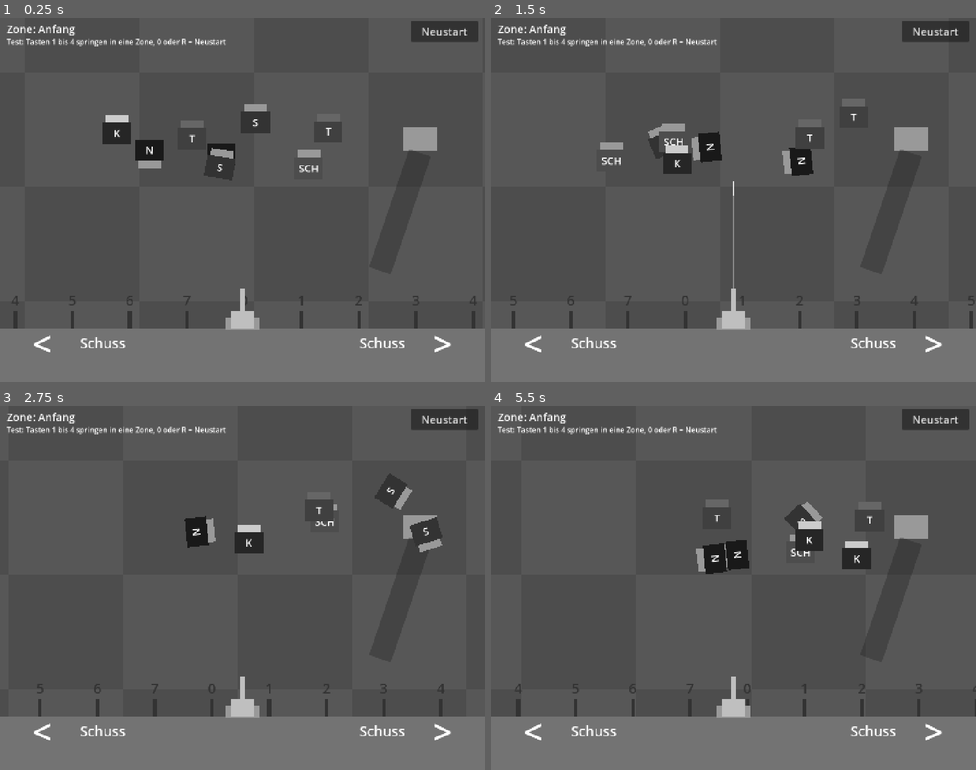
Above: before the commit, frames 1-4 (two rows, left to right).
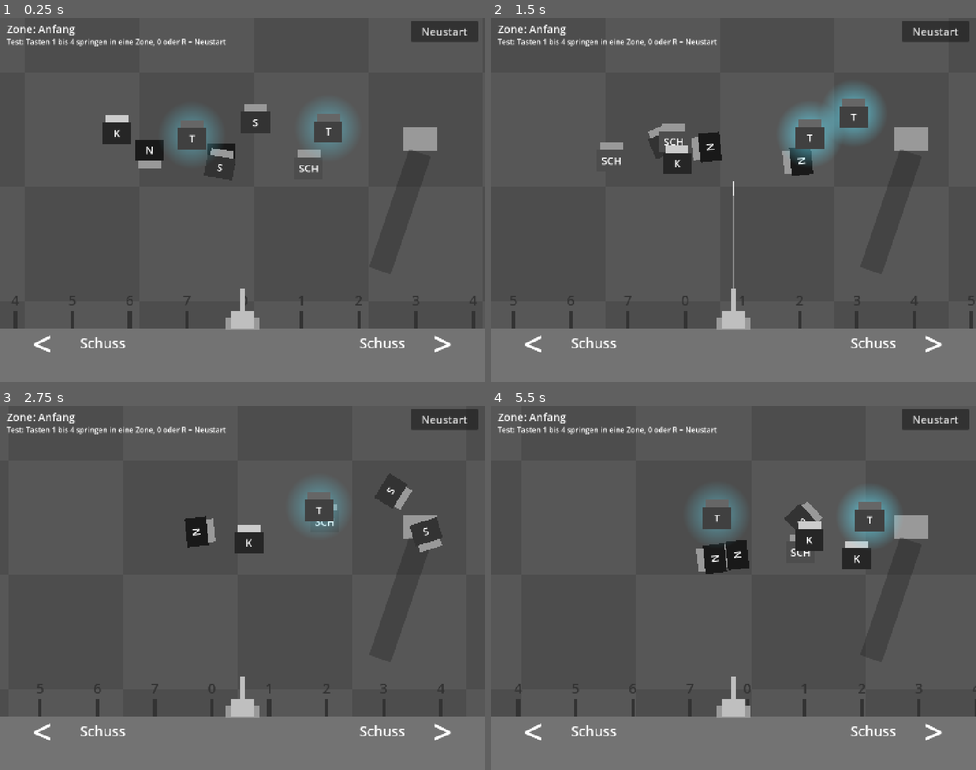
Above: after the commit, the same moments.

Repository: Philipp-Mallmann/fliegen-sind-aliens
Game: Godot game, scene res://szenen/spiel.tscn
Two runs of this game, one before a commit and one after it. Both use one fixed random seed, a clock stepped at 60 frames per second and the inputs below.
Inputs:
- Up to frame 1 (0.25 s): no input
- Up to frame 2 (1.5 s): tap Enter at 0.5 s; hold D (rechts) 0.53-1.28 s; tap R (neustart) at 0.6 s; hold A (links) from 1.28 s (still down); tap Space (schiessen) at 1.35 s
- Up to frame 3 (2.75 s): release A (links) at 2.03 s; hold D (rechts) from 2.03 s (still down); tap 0 at 2.1 s
- Up to frame 4 (5.5 s): tap one key every 0.75 s from 2.85 s: 1 R (neustart) Space (schiessen) 0; release D (rechts) at 3.53 s; hold A (links) from 3.53 s (still down)

The runs differ from the first frame. In frame 1, 1.4% of the frame differs, in the area x 34-73%, y 23-40%; in frame 2, 1.9%, in the area x 60-81%, y 18-41%; in frame 3, 0.6%; in frame 4, 1.6%.

Commit message:
Spass-Test 18: Teleport-Fliege zeigt ihre Spruenge mit Schimmer und Summen
Co-Authored-By: Claude Opus 5.5 <noreply@anthropic.com>

Diff:
--- a/skripte/fliege_teleport.gd
+++ b/skripte/fliege_teleport.gd
@@ -2,6 +2,8 @@
 
 # Die Teleport-Fliege: fliegt hin und her. Kommt die Kanone unter sie, flackert sie kurz und springt zur Seite.
 # Das kann sie ein paarmal hintereinander, dann muss sie sich erholen. In dieser Pause kann man sie fangen.
+# Wie viele Spruenge sie noch hat, sieht man am Schimmer um sie herum und hoert man an ihrem Summen:
+# Mit jedem Sprung wird beides schwaecher. Ist es ganz weg, erholt sie sich, und es waechst langsam wieder an.
 
 # Wie weit die Fliege von ihrer Mitte nach links und nach rechts fliegt, in Pixeln.
 @export var strecke: float = 150.0
@@ -20,6 +22,11 @@
 # Wie weit sie mindestens und hoechstens springt, in Pixeln.
 @export var sprung_nah: float = 200.0
 @export var sprung_weit: float = 350.0
+# Wie laut das Summen mit allen Spruengen ist und wie laut ohne, in Dezibel.
+@export var summen_voll: float = -20.0
+@export var summen_leer: float = -32.0
+# Wie tief das Summen ohne Spruenge klingt, als Anteil ihrer eigenen Tonhoehe. 0.6 heisst: deutlich tiefer.
+@export var tonhoehe_leer: float = 0.6
 
 # Wie viele Spruenge sie noch hat. 0 heisst: Sie erholt sich gerade.
 var uebrig: int = 0
@@ -27,10 +34,13 @@
 var erholt_in: float = 0.0
 # Wie viele Sekunden sie noch flackert, bevor sie springt. 0 oder weniger heisst: Sie flackert nicht.
 var flackert_noch: float = 0.0
+# Ihre eigene Tonhoehe, wie sie beim Start ausgewuerfelt wurde. Davon geht das tiefere Summen aus.
+var eigene_tonhoehe: float = 1.0
 
 
 func losfliegen() -> void:
 	uebrig = spruenge
+	eigene_tonhoehe = $Summen.pitch_scale
 
 
 func fliegen(delta: float) -> void:
@@ -40,6 +50,10 @@
 	if position.x < mitte_x - strecke:
 		richtung = 1.0
 	modulate.a = 1.0
+	var ladung: float = ladung_jetzt()
+	$Schimmer.modulate.a = ladung
+	$Summen.volume_db = lerpf(summen_leer, summen_voll, ladung)
+	$Summen.pitch_scale = eigene_tonhoehe * lerpf(tonhoehe_leer, 1.0, ladung)
 	if uebrig == 0:
 		erholt_in -= delta
 		if erholt_in <= 0.0:
@@ -66,3 +80,11 @@
 	uebrig -= 1
 	if uebrig == 0:
 		erholt_in = erholzeit
+
+
+# Wie viel Sprungkraft sie gerade hat: 1 heisst alle Spruenge, 0 heisst keiner.
+# Waehrend der Erholung waechst sie gleitend von 0 bis 1.
+func ladung_jetzt() -> float:
+	if uebrig == 0:
+		return 1.0 - erholt_in / erholzeit
+	return float(uebrig) / float(spruenge)
--- a/szenen/fliege_teleport.tscn
+++ b/szenen/fliege_teleport.tscn
@@ -1,7 +1,18 @@
-[gd_scene load_steps=3 format=3]
+[gd_scene load_steps=5 format=3]
 
 [ext_resource type="Script" path="res://skripte/fliege_teleport.gd" id="1_fliege"]
 [ext_resource type="AudioStream" path="res://assets/audio/sfx/summen.ogg" id="2_summen"]
+
+[sub_resource type="Gradient" id="Gradient_schimmer"]
+colors = PackedColorArray(0.4, 0.9, 1, 0.8, 0.4, 0.9, 1, 0)
+
+[sub_resource type="GradientTexture2D" id="GradientTexture2D_schimmer"]
+gradient = SubResource("Gradient_schimmer")
+width = 240
+height = 240
+fill = 1
+fill_from = Vector2(0.5, 0.5)
+fill_to = Vector2(0.5, 0)
 
 [node name="Fliege" type="Node2D" groups=["fliegen"]]
 z_index = 1
@@ -9,6 +20,9 @@
 tempo_langsam = 100.0
 tempo_schnell = 180.0
 flugkraft = 7
+
+[node name="Schimmer" type="Sprite2D" parent="."]
+texture = SubResource("GradientTexture2D_schimmer")
 
 [node name="Fluegel" type="ColorRect" parent="."]
 offset_left = -40.0
Not shown, changed: ERKLAERUNG.md
